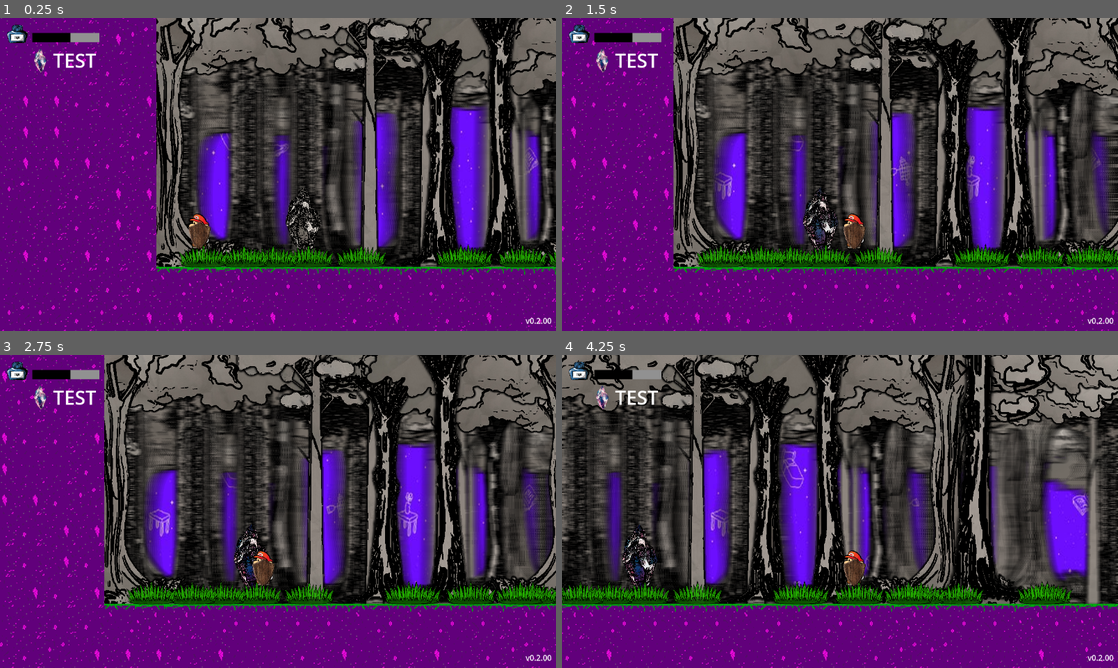
Above: before the commit, frames 1-4 (two rows, left to right).
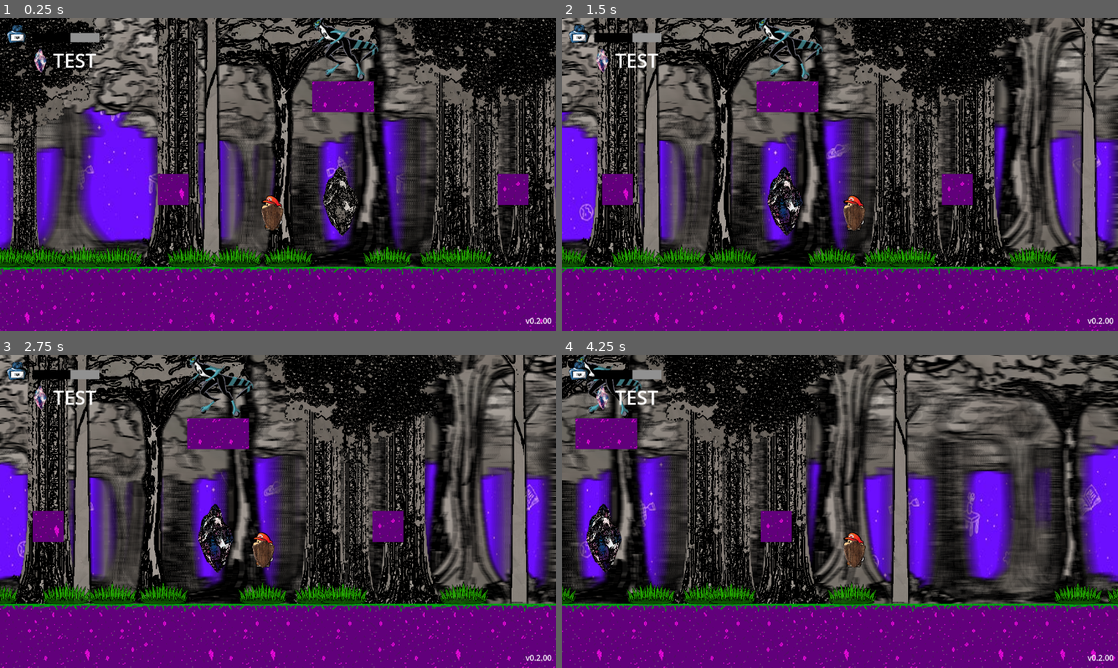
Above: after the commit, the same moments.

Repository: Jontaybr24/ShardsOfEikyo
Game: Godot game, scene res://Scenes/Levels/arena.tscn
The game is run twice, just before and just after one commit, with the same random seed, the same clock (stepped at 60 frames per second) and the same inputs. Sound files missing from this copy of the repository are replaced by a short silence.
Inputs:
- Up to frame 1 (0.25 s): no input
- Up to frame 2 (1.5 s): tap Enter (confirm) at 0.5 s; hold Right (right) from 0.53 s (still down); tap S (heal) at 0.6 s; tap Space (jump) at 0.77 s; tap A (attack) at 1.35 s
- Up to frame 3 (2.75 s): tap Space (jump) at 1.52 s; tap S (heal) at 1.55, 2.3 s; release Right (right) at 2.03 s; hold Left (left) from 2.03 s (still down); hold D (block) from 2.03 s (still down)
- Up to frame 4 (4.25 s): release Left (left) at 2.78 s; release D (block) at 2.78 s; hold Right (right) from 2.78 s (still down); tap C (channel_hold) at 2.85 s; tap Space (jump) at 3.02, 3.77 s; tap S (heal) at 3.05, 3.8 s; tap Enter (confirm) at 3.6 s

The runs differ from the first frame. In frame 1, 67% of the frame differs, in the area x 0-100%, y 0-100%; in frame 2, 66%; in frame 3, 65%; in frame 4, 63%.
Error in both runs: Invalid access to property or key 'ELEMENTS' on a base object of type 'Nil'. (res://Scripts/naiko.gd:17)

Commit message:
found the enemies and brought them back

Diff:
--- a/Scenes/Levels/arena.tscn
+++ b/Scenes/Levels/arena.tscn
@@ -121,13 +121,13 @@
 texture_filter = 1
 position = Vector2(0, -192)
 scale = Vector2(2, 2)
-tile_map_data = PackedByteArray("AAD3/wMAAgABAAAAAAD4/wMAAgA …(27184 unchanged characters)… AAAEAAAAXAfT/AgAAAAIAAAAXAfP/AgACAAEAAAA=")
+tile_map_data = PackedByteArray("AAD3/wMAAgABAAAAAAD4/wMAAgA …(27184 unchanged characters)… AAAEAAAAXAfT/AgAAAAIAAAAXAfP/AgACAAEAAAAFAAAAAgAAAAIAAAD///3/AgACAAEAAAAAAP3/AgACAAEAAAD6/wAAAgAAAAEAAAA=")
 tile_set = SubResource("TileSet_bbwlw")
 script = ExtResource("2_gcjo0")
 grass = ExtResource("3_54ufs")
 
 [node name="Naiko" parent="." unique_id=628022910 instance=ExtResource("4_54ufs")]
-position = Vector2(-2086, -72)
+position = Vector2(-146, -110)
 
 [node name="Camera2D" type="Camera2D" parent="." unique_id=1739180852 node_paths=PackedStringArray("player")]
 position = Vector2(0, -191)
@@ -141,7 +141,8 @@
 [node name="Layer Holder" parent="." unique_id=416682925 instance=ExtResource("11_2ye47")]
 
 [node name="Checkpoint" parent="." unique_id=264271652 instance=ExtResource("9_pfw2s")]
-position = Vector2(-1870, -93)
+position = Vector2(-4, -136)
 
 [node name="Spawn Point" parent="." unique_id=283043255 instance=ExtResource("13_vw7s7")]
-position = Vector2(-1592, -167)
+position = Vector2(3, -457)
+spawn_timer = 15
--- a/Scripts/naiko.gd
+++ b/Scripts/naiko.gd
@@ -313,7 +313,6 @@
 	var distance = global_position.x - source.x
 	var dir = sign(distance)
 	print(dmg * res.scalar, " damage taken")
-	print(res.SFX)
 	audio_in.stream = res.SFX
 	audio_in.play()
 	if kb == Vector2():
--- a/spawn_point.gd
+++ b/spawn_point.gd
@@ -19,7 +19,6 @@
 		await get_tree().create_timer(spawn_timer).timeout
 	var enemy = spawn_list.pick_random()
 	var new_spawn = enemy.scene.instantiate()
-	new_spawn.position = global_position
-	print(new_spawn.position)
 	add_child(new_spawn)
+	new_spawn.global_position = global_position
 	spawncount -= 1
